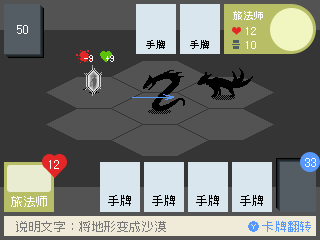
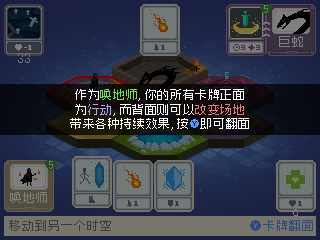
Layers edited between the first and the second 320×240 image:
added group "教学B" with 5 layers above "教学A" over [0, 0, 320, 240]
added layer "图层 22" in group "教学B" over [190, 119, 199, 128]
added layer "作为唤地师,你的所有卡牌正面 为行动,而背面则可以改变场地 带来各种持续效果,按 即可翻面" in group "教学B" over [70, 89, 249, 130]
added layer "图层 20 拷贝" (75%) in group "教学B" over [0, 84, 320, 135]
added layer "图层 18 拷贝" (50%) in group "教学B" over [0, 0, 320, 240]
added layer "图层 17 拷贝" in group "教学B" over [0, 0, 320, 240]
